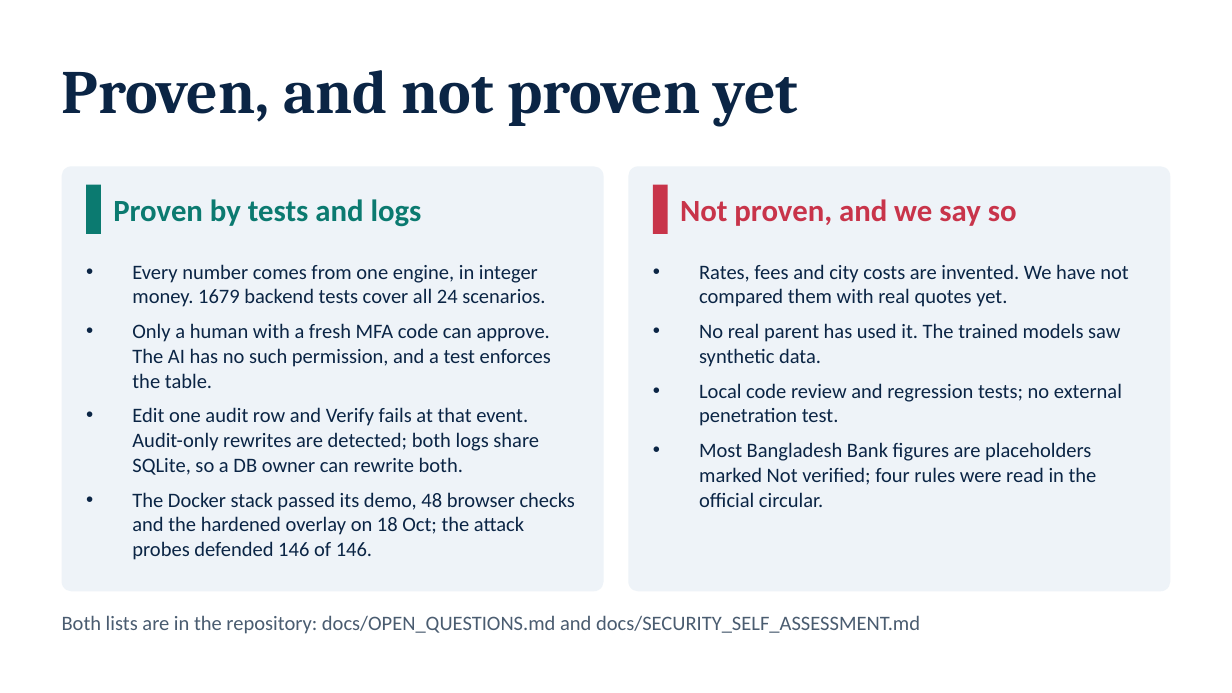
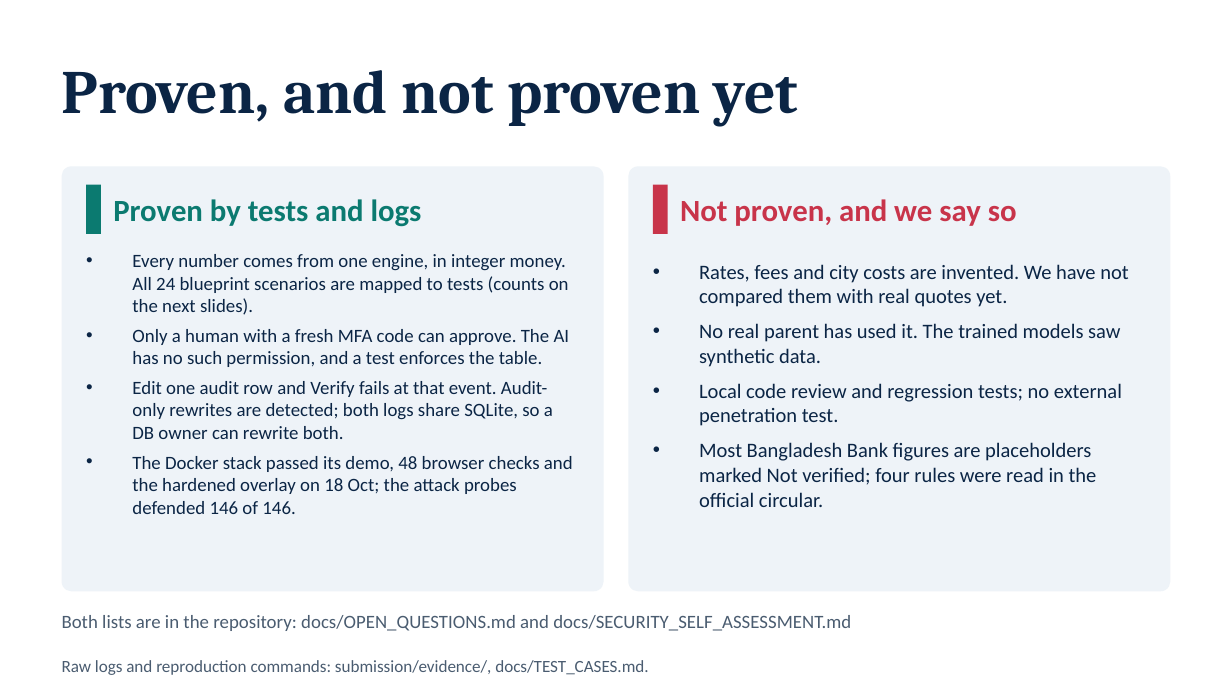
Before and after one commit to NoobCrow/StudyRoute, a slide deck: slide 12 of submission/StudyRoute_Deck.pptx (slide 7 before the commit). Drawn at 1232x693 pixels with LibreOffice and Linux fonts; fonts in the diff are those of the drawing. Boxes give left, top, right and bottom in pixels: in the first picture for what was removed or moved away, otherwise in the second. Text is boxed around its words. In the diff, an @@ line names an element or a change of style, - is before the commit and + after.

```diff
--- a/submission/StudyRoute_Deck.pptx
+++ b/submission/StudyRoute_Deck.pptx
@@ text "Every number comes from one ...": place and size @@
-text "Every number comes from one ..." at (132,264,575,560)
+text "Every number comes from one ..." at (132,254,573,514)
@@ text at (132,254,569,315): text changed; size 12 to 11 pt @@
-• Every number comes from one engine, in integer money. 1679 backend tests cover all 24 scenarios.
+• Every number comes from one engine, in integer money. All 24 blueprint scenarios are mapped to tests (counts on the next slides).
@@ text at (132,329,573,514): size 12 to 11 pt in "Only a human with a fresh MFA ...", "Edit one audit row and Verify fails ...", "The Docker stack passed its demo, 48 ..."; less space between paragraphs @@
@@ text "Both lists are in the ..." at (62,615,851,631): size 12 to 11 pt @@
@@ text added at (62,660,648,675), 10 pt, text #4A5C70 @@
+Raw logs and reproduction commands: submission/evidence/, docs/TEST_CASES.md.
```
Also in this commit, not shown: 6 other slides changed, 7 slides added, 29 other files.
